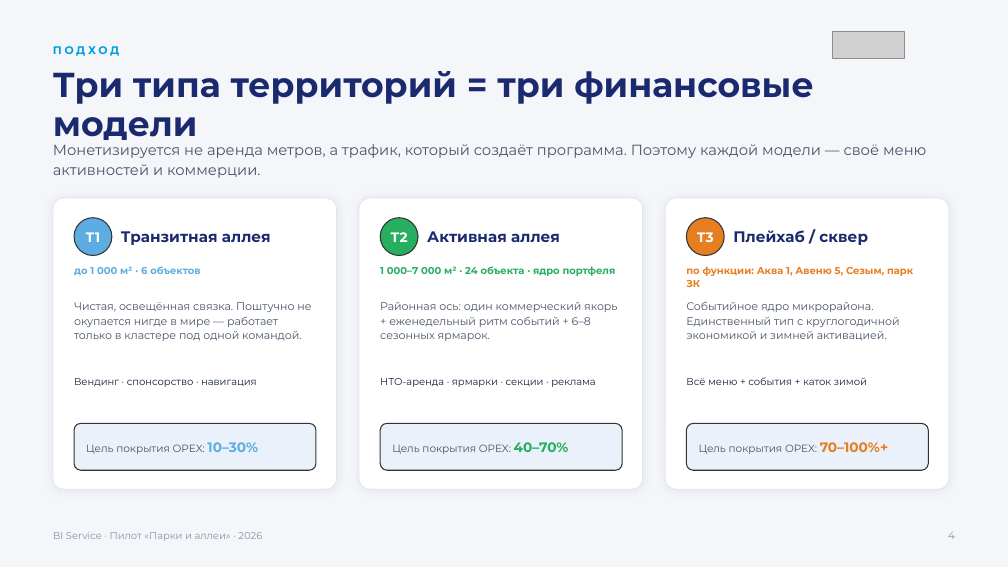
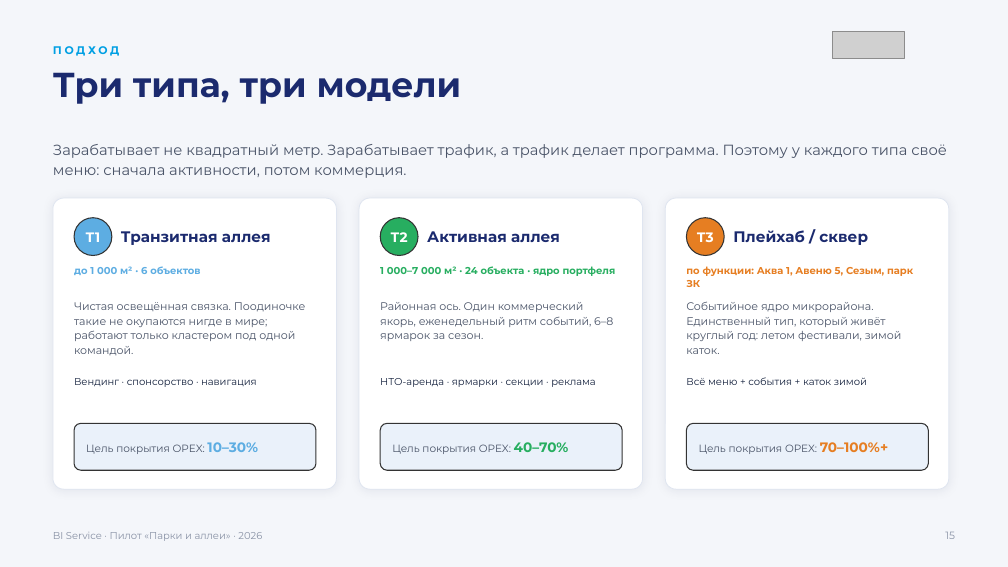
Before and after one commit to jprashkevich/bi-korshiler, a slide deck: slide 16 of docs/research/BIG-Life-park-pilot.pptx (slide 5 before the commit). Drawn at 1008x567 pixels with LibreOffice and Linux fonts; fonts in the diff are those of the drawing; grey boxes stand for pictures. Boxes give left, top, right and bottom in pixels: in the first picture for what was removed or moved away, otherwise in the second. Text is boxed around its words. In the diff, an @@ line names an element or a change of style, - is before the commit and + after.

```diff
--- a/docs/research/BIG-Life-park-pilot.pptx
+++ b/docs/research/BIG-Life-park-pilot.pptx
@@ text at <box>53,72,462,104</box>: text changed @@
-Три типа территорий = три финансовые модели
+Три типа, три модели
@@ text at <box>53,144,947,178</box>: text changed @@
-Монетизируется не аренда метров, а трафик, который создаёт программа. Поэтому каждой модели — своё меню активностей и коммерции.
+Зарабатывает не квадратный метр. Зарабатывает трафик, а трафик делает программа. Поэтому у каждого типа своё меню: сначала активности, потом коммерция.
@@ text at <box>74,302,305,355</box>: text changed @@
-Чистая, освещённая связка. Поштучно не окупается нигде в мире — работает только в кластере под одной командой.
+Чистая освещённая связка. Поодиночке такие не окупаются нигде в мире; работают только кластером под одной командой.
@@ text at <box>380,302,613,341</box>: text changed @@
-Районная ось: один коммерческий якорь + еженедельный ритм событий + 6–8 сезонных ярмарок.
+Районная ось. Один коммерческий якорь, еженедельный ритм событий, 6–8 ярмарок за сезон.
@@ text at <box>686,301,902,354</box>: text changed @@
-Событийное ядро микрорайона. Единственный тип с круглогодичной экономикой и зимней активацией.
+Событийное ядро микрорайона. Единственный тип, который живёт круглый год: летом фестивали, зимой каток.
@@ text at <box>945,532,955,539</box>: text changed @@
-4
+15
```
Also in this commit, not shown: 13 other slides changed, 11 slides added.
